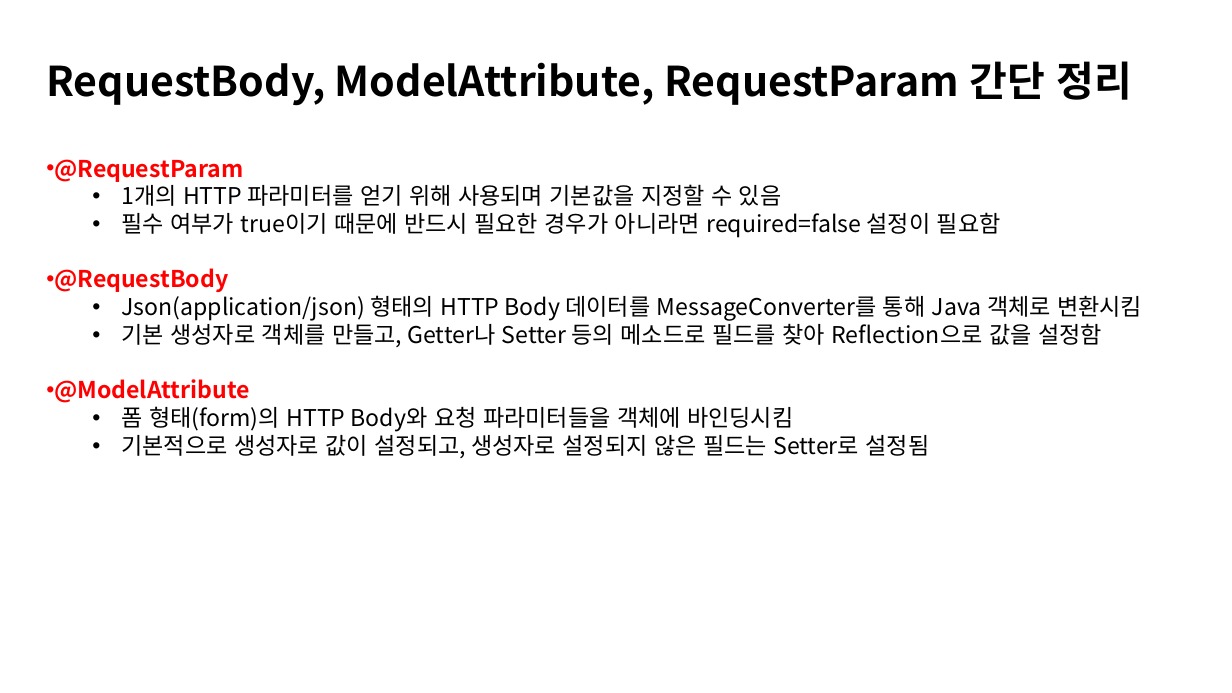
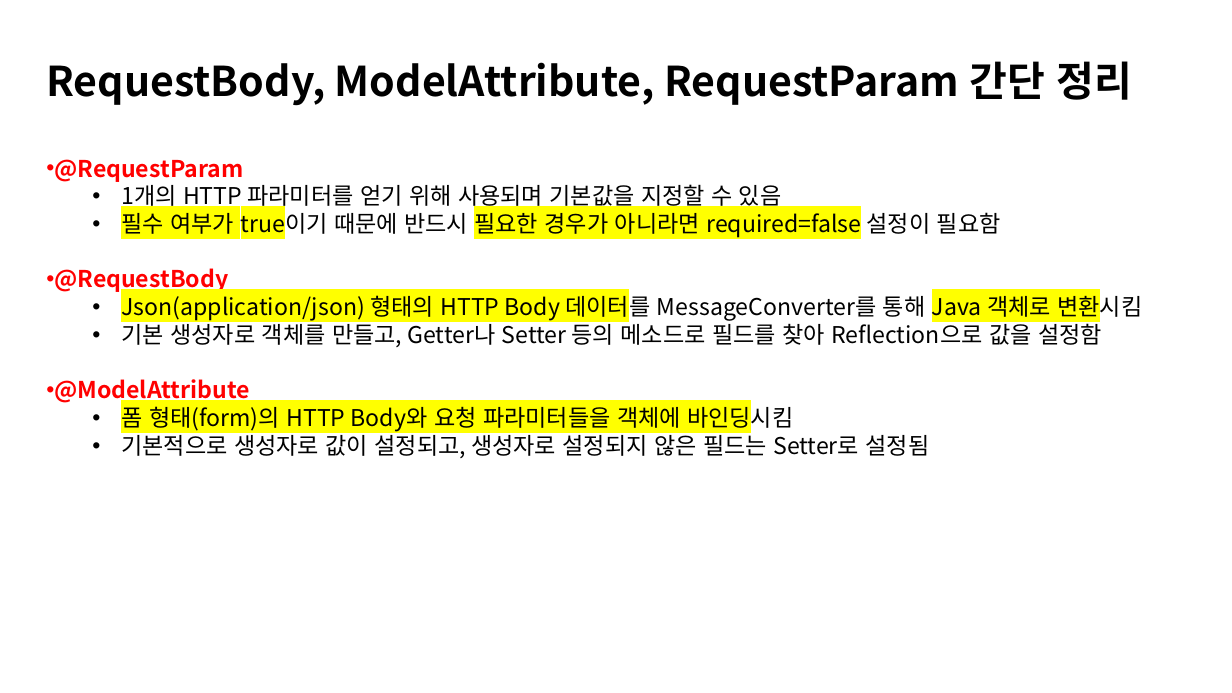
Before and after one commit to kyungmin1221/Tave_Study, a slide deck: slide 4 of 복습정리자료/spring 6주차 정리(kyungmin) .pptx. Drawn at 1232x693 pixels with LibreOffice and Linux fonts; fonts in the diff are those of the drawing. Boxes give left, top, right and bottom in pixels: in the first picture for what was removed or moved away, otherwise in the second. Text is boxed around its words. In the diff, an @@ line names an element or a change of style, - is before the commit and + after.

```diff
--- a/복습정리자료/spring 6주차 정리(kyungmin) .pptx
+++ b/복습정리자료/spring 6주차 정리(kyungmin) .pptx
@@ text at box(121, 209, 1142, 432): highlight none to #FFFF00 in "필수 여부가 true이기 필요한 경우가 아니라면 required=false", "Json(application/json) 형태의 HTTP Body 데이터를 Java 객체로 ...", "폼 형태(form)의 HTTP Body와 요청 파라미터들을 객체에 ..." @@
```
Also in this commit, not shown: 5 other slides changed, 1 slide removed, 1 other file.
